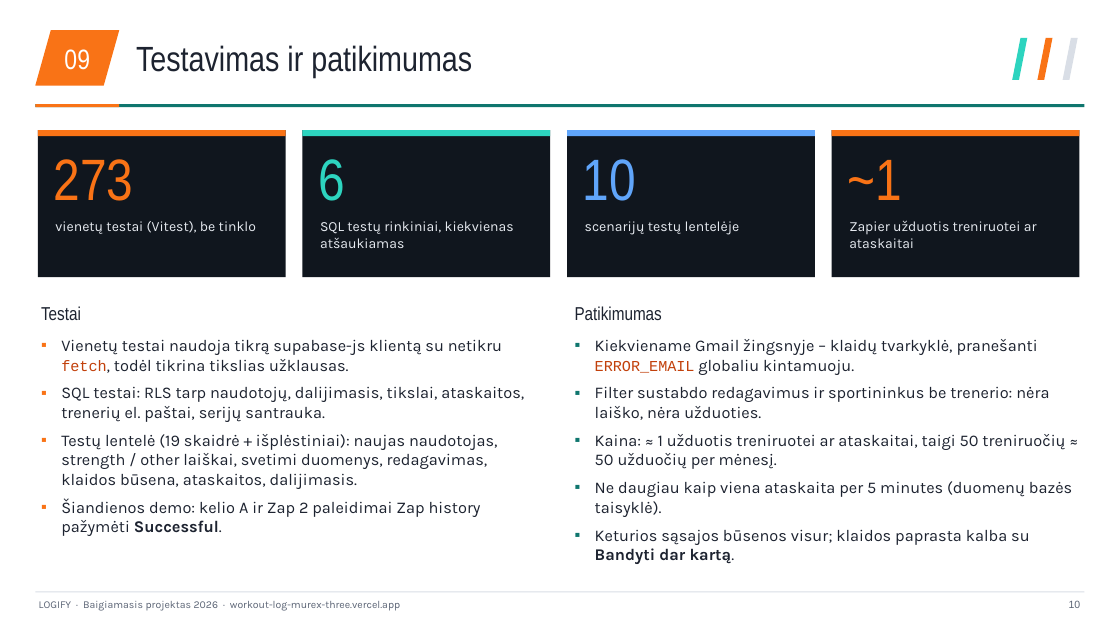
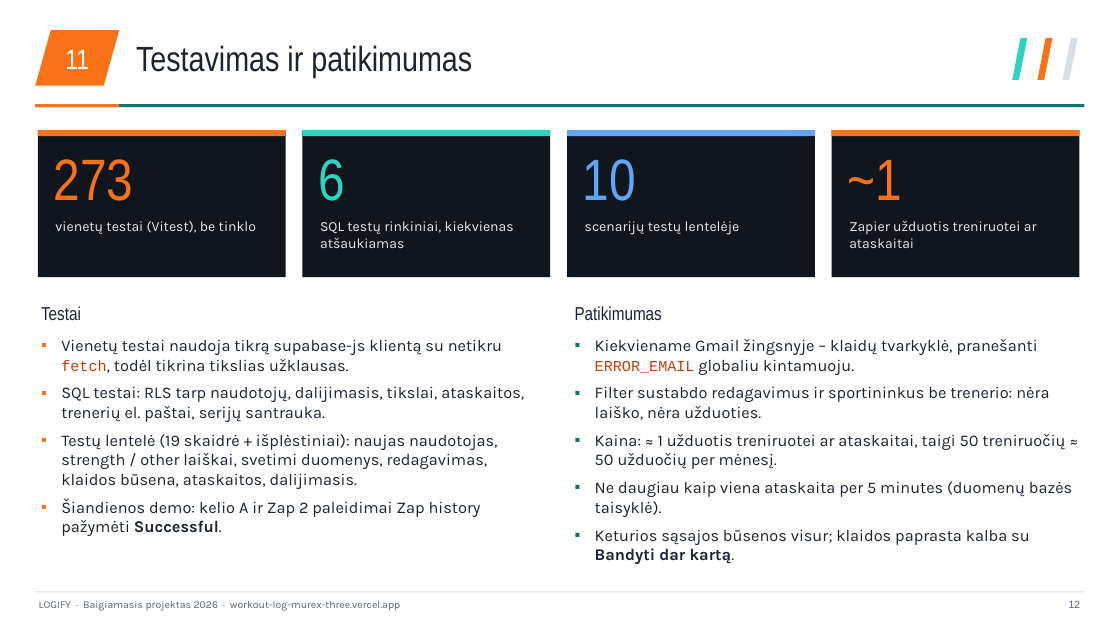
Before and after one commit to mse1987319-png/workout-log, a slide deck: slide 12 of _task/results/Logify_LT.pptx (slide 10 before the commit). Drawn at 1120x630 pixels with LibreOffice and Linux fonts; fonts in the diff are those of the drawing. Boxes give left, top, right and bottom in pixels: in the first picture for what was removed or moved away, otherwise in the second. Text is boxed around its words. In the diff, an @@ line names an element or a change of style, - is before the commit and + after.

```diff
--- a/_task/results/Logify_LT.pptx
+++ b/_task/results/Logify_LT.pptx
@@ text at (65,49,89,69): text changed @@
-09
+11
@@ text at (1069,600,1081,608): text changed @@
-10
+12
```
Also in this commit, not shown: 24 other slides changed, 2 slides added, 3 other files.
